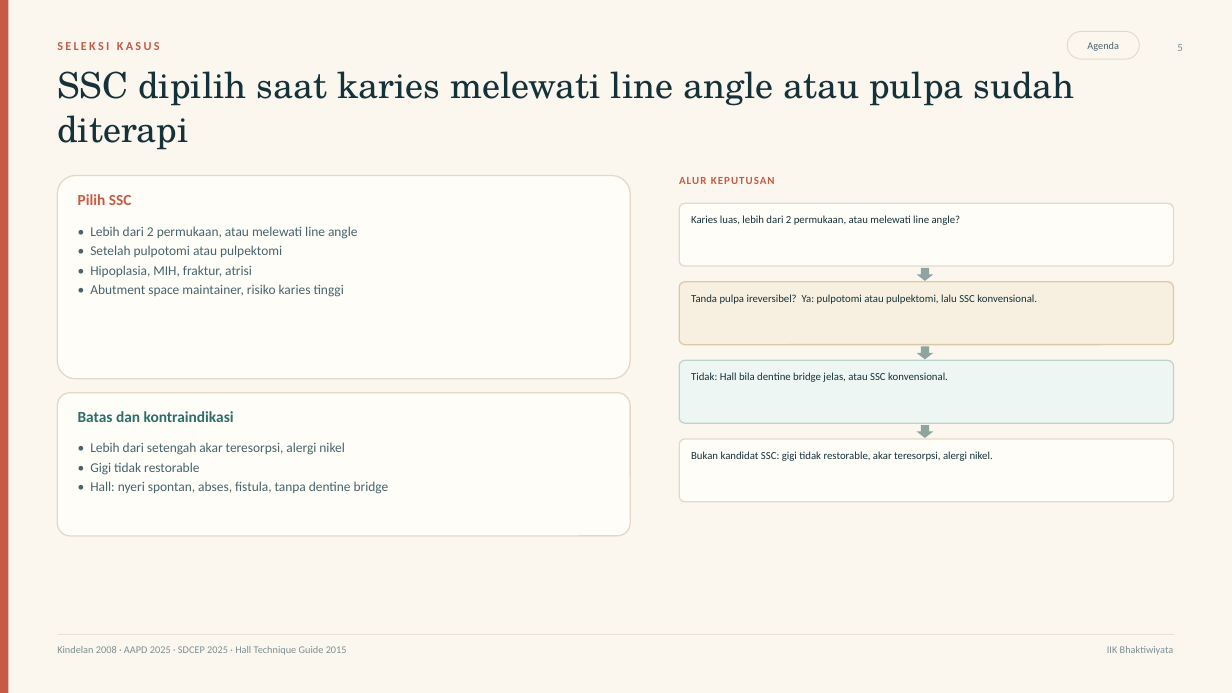
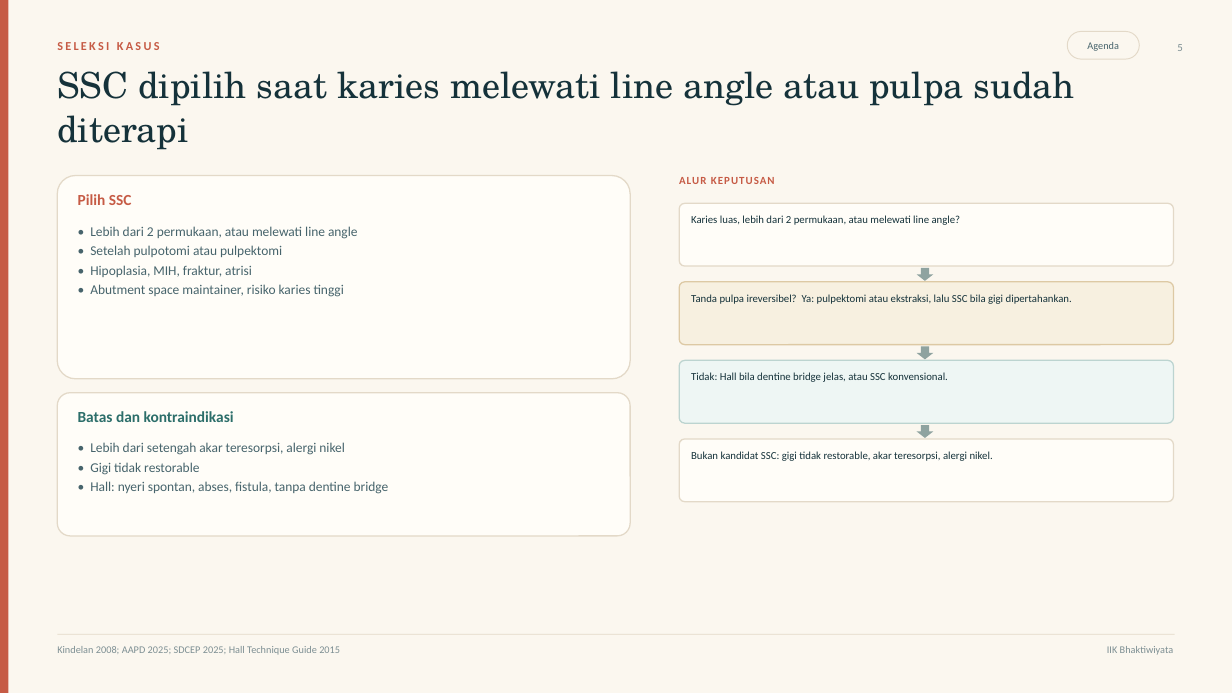
Before and after one commit to maskchanel14-source/agents, a slide deck: slide 5 of deliverables/ssc-pedodonsia/ssc-pedodonsia.pptx. Drawn at 1232x693 pixels with LibreOffice and Linux fonts; fonts in the diff are those of the drawing. Boxes give left, top, right and bottom in pixels: in the first picture for what was removed or moved away, otherwise in the second. Text is boxed around its words. In the diff, an @@ line names an element or a change of style, - is before the commit and + after.

Commit message:
Fix SSC deck layout, align bibliography numbering, and tighten clinical wording

```diff
--- a/deliverables/ssc-pedodonsia/ssc-pedodonsia.pptx
+++ b/deliverables/ssc-pedodonsia/ssc-pedodonsia.pptx
@@ text at [691, 294, 1072, 304]: text changed @@
-Tanda pulpa ireversibel? Ya: pulpotomi atau pulpektomi, lalu SSC konvensional.
+Tanda pulpa ireversibel? Ya: pulpektomi atau ekstraksi, lalu SSC bila gigi dipertahankan.
@@ text at [57, 646, 340, 654]: text changed @@
-Kindelan 2008 · AAPD 2025 · SDCEP 2025 · Hall Technique Guide 2015
+Kindelan 2008; AAPD 2025; SDCEP 2025; Hall Technique Guide 2015
```
Also in this commit, not shown: 16 other slides changed, 8 other files.
